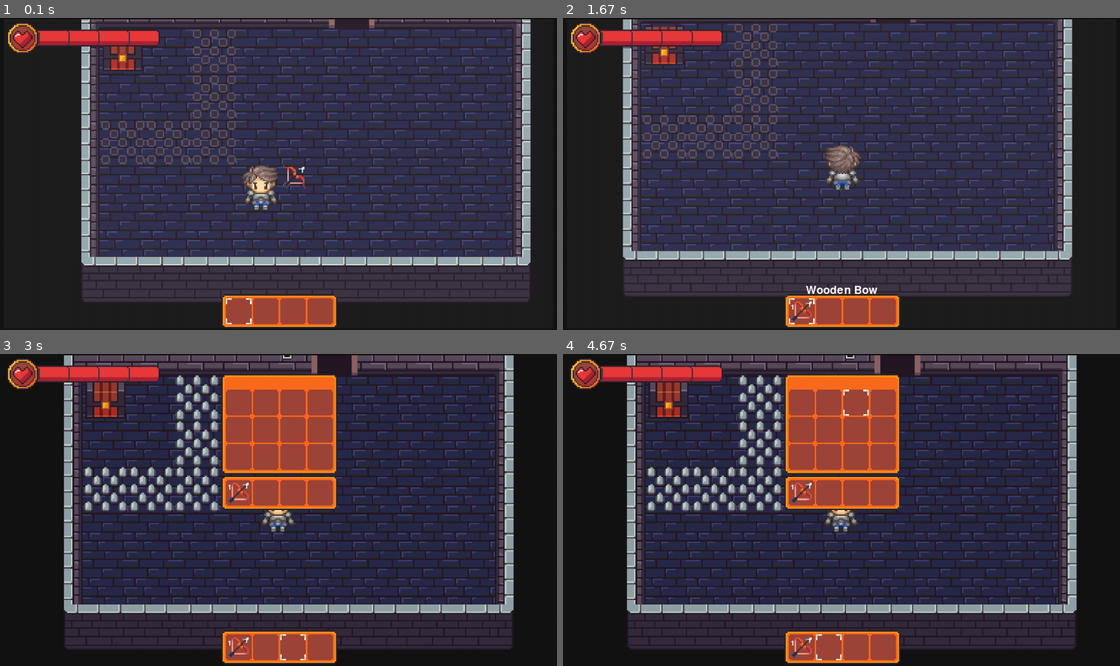
Above: before the commit, frames 1-4 (two rows, left to right).
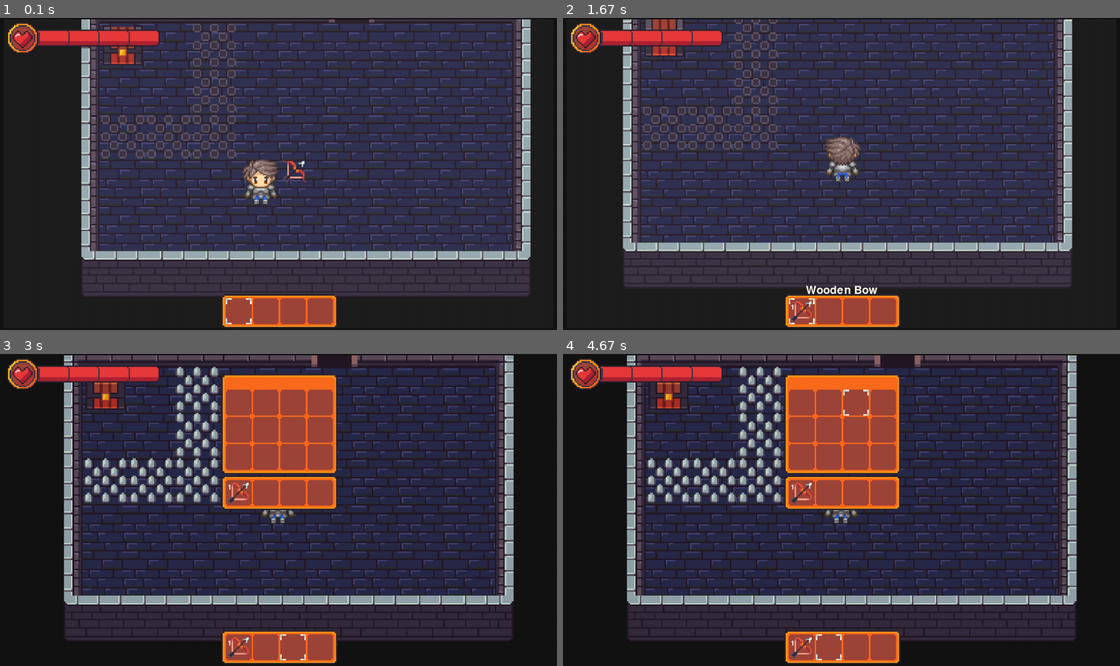
Above: after the commit, the same moments.

Repository: CyberSurge-Dev/PygameTesting
Game: pygame game, started from main.py
The game is run twice, just before and just after one commit, with the same random seed, the same clock (stepped at 60 frames per second) and the same inputs.
Inputs (mouse positions are in pixels of both pictures, inside the frame that each line leads up to):
- Up to frame 1 (0.1 s): no input
- Up to frame 2 (1.67 s): hold D 0.33-0.8 s; tap E at 0.83, 1.65 s; click (841, 195) at 1.22 s; hold W from 1.5 s (still down)
- Up to frame 3 (3 s): release W at 1.8 s; hold D 1.83-2.3 s; tap 2 at 1.98 s; hold A 2.33-2.87 s; tap 3 at 2.48 s; tap I at 2.9 s
- Up to frame 4 (4.67 s): click (796, 400) at 3.28 s; click (824, 400) at 3.62 s; click (858, 400) at 3.95 s; hold S 4.23-4.53 s; tap 2 at 4.38 s; hold A from 4.57 s (still down)

The runs differ from the first frame. In frame 1, 31% of the frame differs, in the area x 14-96%, y 0-91%; in frame 2, 22%; in frame 3, 23%; in frame 4, 23%.

Commit message:
Added/worked on a crude room maker that creates empty rooms of given dimmension and correctly spaces doors on their walls (if given).

Diff:
--- /dev/null
+++ b/data/rooms/trial_chambers/room_00.json
@@ -0,0 +1,95 @@
+{
+    "tilemap": {
+        "0;0" : {"id":"wall", "variant":1},
+        "1;0" : {"id":"wall", "variant":0},
+        "0;1" : {"id":"wall", "variant":2},
+        "0;2" : {"id":"wall", "variant":2},
+        "0;3" : {"id":"wall", "variant":2},
+        "0;4" : {"id":"wall", "variant":2},
+        "0;5" : {"id":"wall", "variant":2},
+        "2;0" : {"id":"wall", "variant":0},
+        "3;0" : {"id":"wall", "variant":0},
+        "4;0" : {"id":"wall", "variant":0},
+        "5;0" : {"id":"note-wall", "meta" : {"text":["The world is collapsing around us, there", "are not many of us left", "We can only hope for a rebirth", "-Unknown"]}},
+        "6;0" : {"id":"door", "variant":0, "meta" : {"id":"0"}},
+        "7;0" : {"id":"wall", "variant":0},
+        "8;0" : {"id":"wall", "variant":0},
+        "9;0" : {"id":"wall", "variant":0},
+        "1;1" : {"id":"chest", "meta":{"item":"wooden-bow", "ammount":1}},
+        "1;2" : {"id":"floor", "variant":0},
+        "1;4" : {"id":"floor", "variant":0},
+        "1;5" : {"id":"floor", "variant":0},
+        "2;1" : {"id":"floor", "variant":0},
+        "2;2" : {"id":"floor", "variant":0},
+        "2;4" : {"id":"floor", "variant":0},
+        "2;5" : {"id":"floor", "variant":0},
+        "3;4" : {"id":"floor", "variant":0},
+        "3;5" : {"id":"floor", "variant":0},
+        "4;1" : {"id":"floor", "variant":0},
+        "4;2" : {"id":"floor", "variant":0},
+        "4;3" : {"id":"floor", "variant":0},
+        "4;4" : {"id":"floor", "variant":0},
+        "4;5" : {"id":"floor", "variant":0},
+        "5;1" : {"id":"floor", "variant":0},
+        "5;2" : {"id":"floor", "variant":0},
+        "5;3" : {"id":"floor", "variant":0},
+        "5;4" : {"id":"floor", "variant":0},
+        "5;5" : {"id":"floor", "variant":0},
+        "6;1" : {"id":"floor", "variant":0},
+        "6;2" : {"id":"floor", "variant":0},
+        "6;3" : {"id":"floor", "variant":0},
+        "6;4" : {"id":"floor", "variant":0},
+        "6;5" : {"id":"floor", "variant":0},
+        "7;1" : {"id":"floor", "variant":0},
+        "7;2" : {"id":"floor", "variant":0},
+        "7;3" : {"id":"floor", "variant":0},
+        "7;4" : {"id":"floor", "variant":0},
+        "7;5" : {"id":"floor", "variant":0},
+        "8;1" : {"id":"floor", "variant":0},
+        "8;2" : {"id":"floor", "variant":0},
+        "8;3" : {"id":"floor", "variant":0},
+        "8;4" : {"id":"floor", "variant":0},
+        "8;5" : {"id":"floor", "variant":0},
+        "9;1" : {"id":"floor", "variant":0},
+        "9;2" : {"id":"floor", "variant":0},
+        "9;3" : {"id":"floor", "variant":0},
+        "9;4" : {"id":"floor", "variant":0},
+        "9;5" : {"id":"floor", "variant":0},
+        "0;6" : {"id":"wall", "variant":8},
+        "1;6" : {"id":"wall", "variant":9},
+        "2;6" : {"id":"wall", "variant":9},
+        "3;6" : {"id":"wall", "variant":9},
+        "4;6" : {"id":"wall", "variant":9},
+        "5;6" : {"id":"wall", "variant":9},
+        "6;6" : {"id":"wall", "variant":9},
+        "7;6" : {"id":"wall", "variant":9},
+        "8;6" : {"id":"wall", "variant":9},
+        "9;6" : {"id":"wall", "variant":9},
+        "10;6" : {"id":"wall", "variant":10},
+        "10;5" : {"id":"wall", "variant":6},
+        "10;4" : {"id":"wall", "variant":6},
+        "10;3" : {"id":"wall", "variant":6},
+        "10;2" : {"id":"wall", "variant":6},
+        "10;1" : {"id":"wall", "variant":6},
+        "10;0" : {"id":"wall", "variant":7}
+    }, "tile-groups" : {
+        "spike_group_1" : {
+            "meta" : {"cooldown":70, "spike-time":60, "damage":5, "offset":10},
+            "tiles" : {
+                "1;3" : {"id":"spikes"},
+                "2;3" : {"id":"spikes"},
+                "3;3" : {"id":"spikes"},
+                "3;2" : {"id":"spikes"},
+                "3;1" : {"id":"spikes"}
+            }
+        }
+    }, "items" : {
+        "5;4" : {"id":"wooden-bow"}
+    }, "decor" : {
+    }, "entities" : {
+
+    },
+    "meta": {
+        "type":"misc"
+    }
+}
--- /dev/null
+++ b/data/rooms/trial_chambers/test_tilemap.json
@@ -0,0 +1,146 @@
+{
+    "tilemap": {
+        "0;0": {
+            "id": "wall",
+            "variant": 1
+        },
+        "0;1": {
+            "id": "wall",
+            "variant": 2
+        },
+        "0;2": {
+            "id": "door",
+            "variant": 1,
+            "meta": {
+                "id": "0"
+            }
+        },
+        "0;3": {
+            "id": "wall",
+            "variant": 2
+        },
+        "0;4": {
+            "id": "wall",
+            "variant": 8
+        },
+        "1;0": {
+            "id": "wall",
+            "variant": 0
+        },
+        "1;1": {
+            "id": "floor"
+        },
+        "1;2": {
+            "id": "floor"
+        },
+        "1;3": {
+            "id": "floor"
+        },
+        "1;4": {
+            "id": "wall",
+            "variant": 9
+        },
+        "2;0": {
+            "id": "wall",
+            "variant": 0
+        },
+        "2;1": {
+            "id": "floor"
+        },
+        "2;2": {
+            "id": "floor"
+        },
+        "2;3": {
+            "id": "floor"
+        },
+        "2;4": {
+            "id": "wall",
+            "variant": 9
+        },
+        "3;0": {
+            "id": "door",
+            "variant": 0,
+            "meta": {
+                "id": "3"
+            }
+        },
+        "3;1": {
+            "id": "floor"
+        },
+        "3;2": {
+            "id": "floor"
+        },
+        "3;3": {
+            "id": "floor"
+        },
+        "3;4": {
+            "id": "door",
+            "variant": 2,
+            "meta": {
+                "id": "2"
+            }
+        },
+        "4;0": {
+            "id": "wall",
+            "variant": 0
+        },
+        "4;1": {
+            "id": "floor"
+        },
+        "4;2": {
+            "id": "floor"
+        },
+        "4;3": {
+            "id": "floor"
+        },
+        "4;4": {
+            "id": "wall",
+            "variant": 9
+        },
+        "5;0": {
+            "id": "wall",
+            "variant": 0
+        },
+        "5;1": {
+            "id": "floor"
+        },
+        "5;2": {
+            "id": "floor"
+        },
+        "5;3": {
+            "id": "floor"
+        },
+        "5;4": {
+            "id": "wall",
+            "variant": 9
+        },
+        "6;0": {
+            "id": "wall",
+            "variant": 7
+        },
+        "6;1": {
+            "id": "wall",
+            "variant": 6
+        },
+        "6;2": {
+            "id": "door",
+            "variant": 3,
+            "meta": {
+                "id": "1"
+            }
+        },
+        "6;3": {
+            "id": "wall",
+            "variant": 6
+        },
+        "6;4": {
+            "id": "wall",
+            "variant": 10
+        }
+    },
+    "tile-groups": {},
+    "items": {},
+    "decor": {},
+    "entities": {},
+    "meta": {}
+}
--- a/data/saves/trial_chambers/rooms.json
+++ b/data/saves/trial_chambers/rooms.json
@@ -1,6 +1,6 @@
 {
     "0" : {
-        "room" : "main_room.json",
+        "room" : "trial_chambers/room_00.json",
         "doors" : {
             "0" : "1",
             "1" : "2",
@@ -11,7 +11,7 @@
         }
     },
     "1" : {
-        "room" : "hallway.json",
+        "room" : "trial_chambers/test_tilemap.json",
         "doors" : {
             "0" : "0"
         },
--- /dev/null
+++ b/make_room.py
@@ -0,0 +1,116 @@
+# Created By: Zachary Hoover
+# Created Date: 11/7/2023
+# Version: 1.0
+# --------------------------------------------------------------------------------
+"""
+A crude program to create basic tilemaps (just the room outlines).
+
+Makes blank, rectangular rooms.
+"""
+# --------------------------------------------------------------------------------
+# External impots
+import json
+
+# --------------------------------------------------------------------------------
+# Change these variables to create empty room files
+filename = "test_tilemap.json"
+width = 7
+height = 5
+# Set how many doors you want on each side
+doors = {
+    "left" : 1,
+    "right" : 1,
+    "bottom" : 1,
+    "top" : 1
+}
+path = "C:/Users/Zhoov/OneDrive/Documents/HackathonPygame/data/rooms/trial_chambers/"
+
+# Create base dictionary to be written to the file
+output = {
+    "tilemap" : {},
+    "tile-groups" : {},
+    "items" : {},
+    "decor" : {},
+    "entities": {},
+    "meta" : {}
+}
+
+for x in range(0, width):
+    for y in range(0, height):
+        key = f"{str(x)};{str(y)}"
+
+        # Check top row
+        if y == 0:
+            if x == 0: # If on the top-left corner
+                output['tilemap'][key] = {"id":"wall", "variant":1}
+            elif x == width-1: # If on the top-right corner
+                output['tilemap'][key] = {"id":"wall", "variant":7}
+            else: # If anywere on top row that is not a corner
+                output['tilemap'][key] = {"id":"wall", "variant":0}
+        elif y == height-1: # Check bottom row
+            if x == 0: # If on the bottom-left corner
+                output['tilemap'][key] = {"id":"wall", "variant":8}
+            elif x == width-1: # If on the top-right corner
+                output['tilemap'][key] = {"id":"wall", "variant":10}
+            else: # If anywere on top row that is not a corner
+                output['tilemap'][key] = {"id":"wall", "variant":9}
+        else: # Everything between
+            if x == 0: # Check for a left-side piece
+                output['tilemap'][key] = {"id":"wall", "variant":2}
+            elif x == width-1: # Check for a right-side piece
+                output['tilemap'][key] = {"id":"wall", "variant":6}
+            else:
+                output['tilemap'][key] = {"id":"floor"}
+        # Check for sides
+
+def evenly_distribute_items(room_width, num_items):
+    if num_items <= 0:
+        return []
+
+    if room_width % 2 == 0:
+        # If the room width is even, distribute items starting from 1/2 item width to room width
+        item_spacing = room_width // (num_items + 1)
+        if num_items > 1:
+            start_position = 0
+        else:
+            start_position = item_spacing // 2
+    else:
+        # If the room width is odd, distribute items starting from 0 to room width
+        item_spacing = (room_width // num_items) + 1
+        if num_items > 1:
+            start_position = item_spacing // 2
+        else:
+            start_position = (item_spacing // 2)-1
+
+
+    positions = [start_position + i * item_spacing for i in range(num_items)]
+    return positions
+
+
+# put doors in
+id = 0
+for wall, value in doors.items():
+    if wall == "top":
+        for pos in evenly_distribute_items(width-2, value):
+            output['tilemap'][str(pos+1)+";0"] = {"id":"door", "variant":0, "meta":{"id":str(id)}}
+            id += 1
+    elif wall == "left":
+        for pos in evenly_distribute_items(height-2, value):
+            output['tilemap']["0;"+str(pos+1)] = {"id":"door", "variant":1, "meta":{"id":str(id)}}
+            id += 1
+    elif wall == "bottom":
+        for pos in evenly_distribute_items(width-2, value):
+            output['tilemap'][str(pos+1)+f";{height-1}"] = {"id":"door", "variant":2, "meta":{"id":str(id)}}
+            id += 1
+    else:
+        for pos in evenly_distribute_items(height-2, value):
+            output['tilemap'][f"{width-1};"+str(pos+1)] = {"id":"door", "variant":3, "meta":{"id":str(id)}}
+            id += 1
+
+print(output)
+# Serializing json
+json_object = json.dumps(output, indent=4)
+
+# Write output to file
+with open(path+filename, "w") as outfile:
+    outfile.write(json_object)
--- a/scripts/entities.py
+++ b/scripts/entities.py
@@ -25,7 +25,7 @@
 class PhysicsEntity:
     """Class object used for creating objects that interact with physics"""
 
-    def __init__ (self, tilemap, pos, size, hitbox, sprite=None, multiplier=1, *exceptions):
+    def __init__ (self, tilemap, pos, size, hitbox, sprite=None, multiplier=1, hitbox_on_bottom=True, *exceptions):
         """Initialize the physics entity"""
         self.pos = list(pos) # Convert to list for mutability
         self.size = size
@@ -35,6 +35,7 @@
         self.sprite = sprite # Can be a dictionary or just a pygame surface
         self.stunned = False
         self.hitbox = hitbox
+        self.hitbox_on_bottom = hitbox_on_bottom
 
         # Create a dictionary to store colisions, and velocity
         self.colisions = {
@@ -50,7 +51,10 @@
 
     def rect(self):
         """Returns a pygame Rect onject at the location of the player"""
-        return pygame.Rect(self.pos[0]+((self.size[0]-self.hitbox[0])//2), self.pos[1]+((self.size[1]-self.hitbox[1])//2), self.hitbox[0], self.hitbox[1])
+        if not self.hitbox_on_bottom:
+            return pygame.Rect(self.pos[0]+((self.size[0]-self.hitbox[0])//2), self.pos[1]+((self.size[1]-self.hitbox[1])//2), self.hitbox[0], self.hitbox[1])
+        else:
+            return pygame.Rect(self.pos[0]+((self.size[0]-self.hitbox[0])//2), self.pos[1]+((self.size[1]-self.hitbox[1])), self.hitbox[0], self.hitbox[1])
 
     def update(self, **movement):
         """
@@ -100,7 +104,10 @@
                 if frame_movement[1] < 0:
                     entity_rect.top = rect.bottom
                     self.collisions['up'] = True
-                self.pos[1] = entity_rect.y-(self.size[1]-self.hitbox[1])//2
+                if self.hitbox_on_bottom:
+                    self.pos[1] = entity_rect.y-(self.size[1]-self.hitbox[1])
+                else:
+                    self.pos[1] = entity_rect.y-(self.size[1]-self.hitbox[1])//2
 
         if self.collisions['down'] or self.collisions['up']:
             self.velocity[0] = 0
@@ -146,7 +153,7 @@
     """Class for all player related physics, and interactions."""
 
     def __init__ (self, game, pos, size, hitbox, gameManager, multiplier=1, *exceptions):
-        """Initialize the player and physics entity"""""
+        """Initialize the player and physics entity."""
         # Create variables for reference to other elements
         self.gameManager = gameManager
         self.tilemap = game.tilemap
@@ -173,11 +180,10 @@
 
         self.projectiles = []
 
-        super().__init__(game.tilemap, pos, size, hitbox, self.assetMap.entities['player'], multiplier, exceptions)
+        super().__init__(game.tilemap, pos, size, hitbox, self.assetMap.entities['player'], multiplier, True, exceptions)
 
     def reset(self):
-        """Function that handles what is done when game over"""
-        print("clicked!")
+        """Function that handles what is done when game over."""
         self.gameManager.set_room(0)
         self.health_bar.health = self.health_bar.max_health
         self.health_bar.dead = False
@@ -189,7 +195,7 @@
         self.pos = [(self.tilemap.size[0]//2)*self.tilemap.tile_size, self.tilemap.size[1]//2*self.tilemap.tile_size]
 
     def check_events(self, event):
-        """Check events for the player"""
+        """Check events for the player."""
         if event.type == pygame.MOUSEBUTTONDOWN and self.itembar.items[self.itembar.slot_selected][0] != None:
             if event.button == 1:  # Left mouse button.
                 self.itembar.items[self.itembar.slot_selected][0].left_button(event, self)
@@ -218,7 +224,7 @@
         self.hud.check_events(event)
 
     def update(self, **movement):
-        """Updates the player"""
+        """Updates the player."""
         super().update(**movement)
         # Update currently held items attributes
         if self.itembar.items[self.itembar.slot_selected][0] != None:
@@ -258,9 +264,9 @@
         self.hud.render(disp)
 
 class Enemy(PhysicsEntity):
-    """Class for enemies"""
+    """Class for enemies."""
     def __init__ (self, sprite, damage=5, health=10, multiplier=0.25, distance_from_target=1, size=(32,32), hitbox=(24,24), meta={}, onDeath=None):
-        """Initialize the enemy entity"""
+        """Initialize the enemy entity."""
         # Infromation to be set appon tilemap instilization
         self.pos = [0, 0]
         self.damage = damage
@@ -280,7 +286,7 @@
             self.damaged = True
 
     def update(self, physicsEntity):
-        """Determine what direction the enemy needs to move in to go toward player"""
+        """Determine what direction the enemy needs to move in to go toward player."""
         # Dictionary for enemy movement
         pos = physicsEntity.pos
 
@@ -324,16 +330,16 @@
         super().update(**movement)
 
     def on_death(self, *args):
-        """What happends on the death of the entity"""
+        """What happends on the death of the entity."""
         if self.onDeath != None:
             self.onDeath(self, args)
 
     def copy(self):
-        """Return a copy of self"""
+        """Return a copy of self."""
         return Enemy(self.sprite, self.damage, self.health, self.multiplier, self.distance_from_target, self.size, self.hitbox, self.meta, self.onDeath)
 
 class Projectile(PhysicsEntity):
-    """Class for projectiles"""
+    """Class for projectiles."""
     def __init__(self, sprite, damage=5, multiplier=10, onHit=None):
         self.damage = damage
         self.multiplier = 10
@@ -353,7 +359,7 @@
         return pygame.Rect(self.pos[0], self.pos[1], self.sprite.get_width(), self.sprite.get_height())
 
     def update(self, player):
-        """Update the arrow"""
+        """Update the arrow."""
         # Check for impacts with enemies
         for enemy in player.tilemap.enemyManager.check_collisions(self.rect()):
             enemy.do_damage(self.damage)
@@ -362,7 +368,6 @@
         # Check for impacts with the wall
         for tile in player.tilemap.get_solid_rects_around(self.pos):
             if self.rect().colliderect(tile):
-                print(self, "is going to be deleted")
                 try: # Use try-except block to avoide having to fix a critical issue with collisions
                     player.projectiles.remove(self)
                 except: pass
@@ -370,7 +375,7 @@
         self.pos[1] += math.sin(self.angle) * self.multiplier
 
     def render(self, disp, offset):
-        """Redner the arrow"""
+        """Redner the arrow."""
 
         blit(disp, self.sprite, (self.pos[0]-offset[0], self.pos[1]-offset[1]))
 
--- a/scripts/utils.py
+++ b/scripts/utils.py
@@ -172,8 +172,6 @@
 
 def render_font(font, scale, pos):
     """Poorly made hack to fix the low resolution font rendering"""
-    print(screen)
-    print((pos[0]*scale[0], pos[1]*scale[1]))
     blit(screen, font, (pos[0]*scale[0], pos[1]*scale[1]))
 
 def load_images(path):
